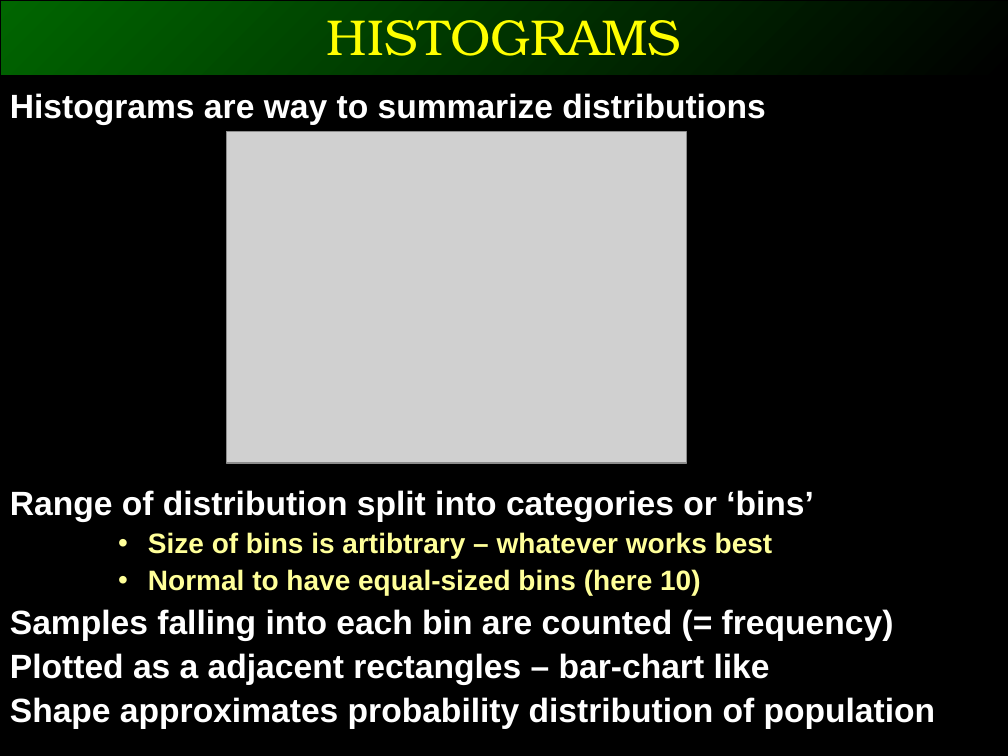
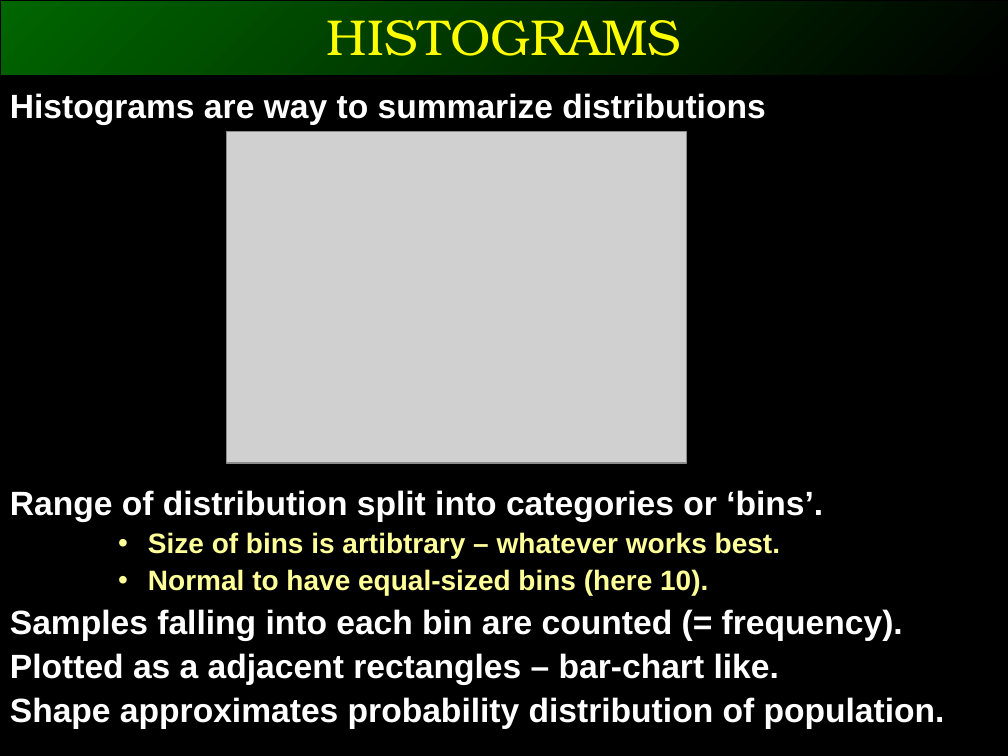
Before and after one commit to ggorman/Introduction-to-stats-for-geoscientists, a slide deck: slide 18 of slides/CSFG5.pptx (slide 17 before the commit). Drawn at 1008x756 pixels with LibreOffice and Linux fonts; fonts in the diff are those of the drawing; grey boxes stand for pictures. Boxes give left, top, right and bottom in pixels: in the first picture for what was removed or moved away, otherwise in the second. Text is boxed around its words. In the diff, an @@ line names an element or a change of style, - is before the commit and + after.

```diff
--- a/slides/CSFG5.pptx
+++ b/slides/CSFG5.pptx
@@ text at (10,490,945,729): text changed @@
-Range of distribution split into categories or ‘bins’
-• Size of bins is artibtrary – whatever works best
-• Normal to have equal-sized bins (here 10)
-Samples falling into each bin are counted (= frequency)
-Plotted as a adjacent rectangles – bar-chart like
-Shape approximates probability distribution of population
+Range of distribution split into categories or ‘bins’.
+• Size of bins is artibtrary – whatever works best.
+• Normal to have equal-sized bins (here 10).
+Samples falling into each bin are counted (= frequency).
+Plotted as a adjacent rectangles – bar-chart like.
+Shape approximates probability distribution of population.
```
Also in this commit, not shown: 13 other slides changed, 2 slides added, 1 slide removed.
